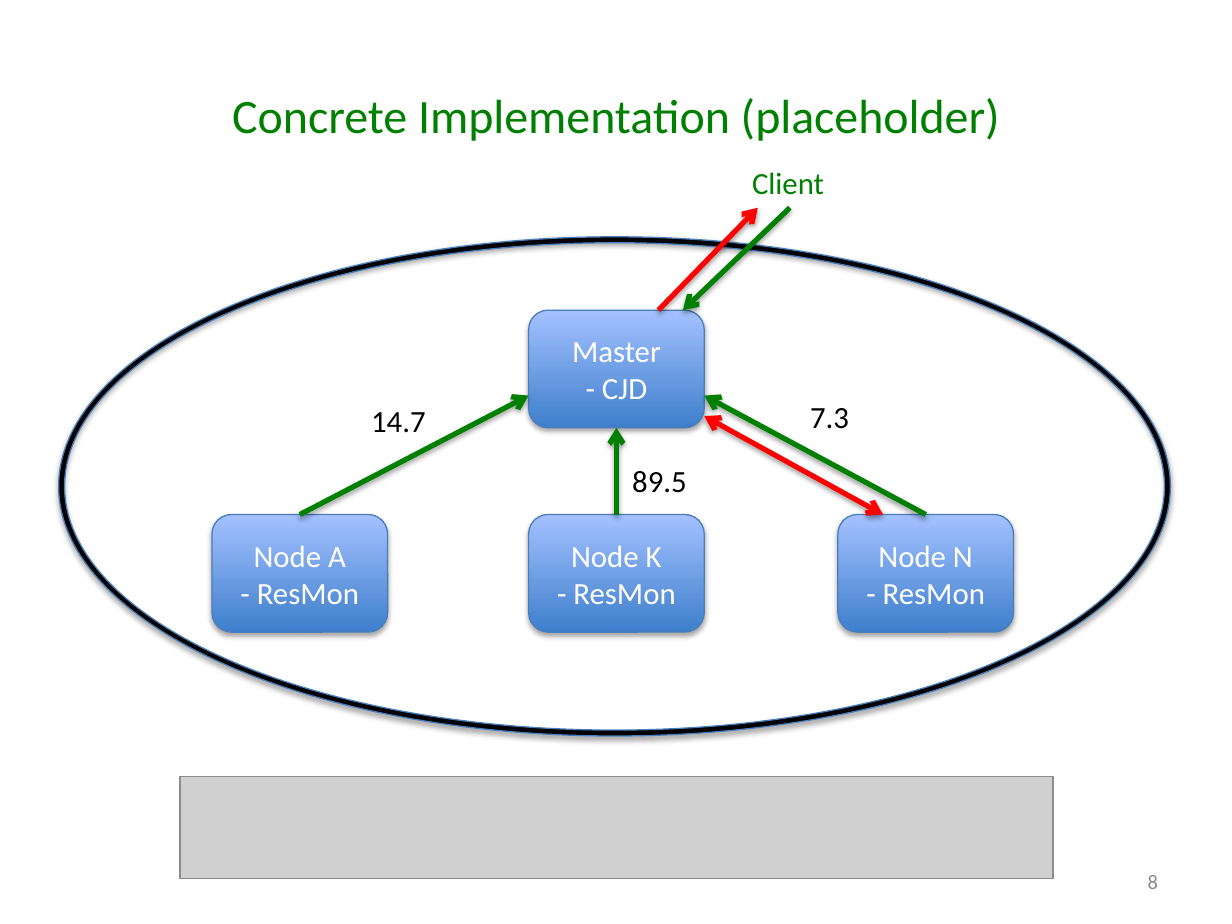
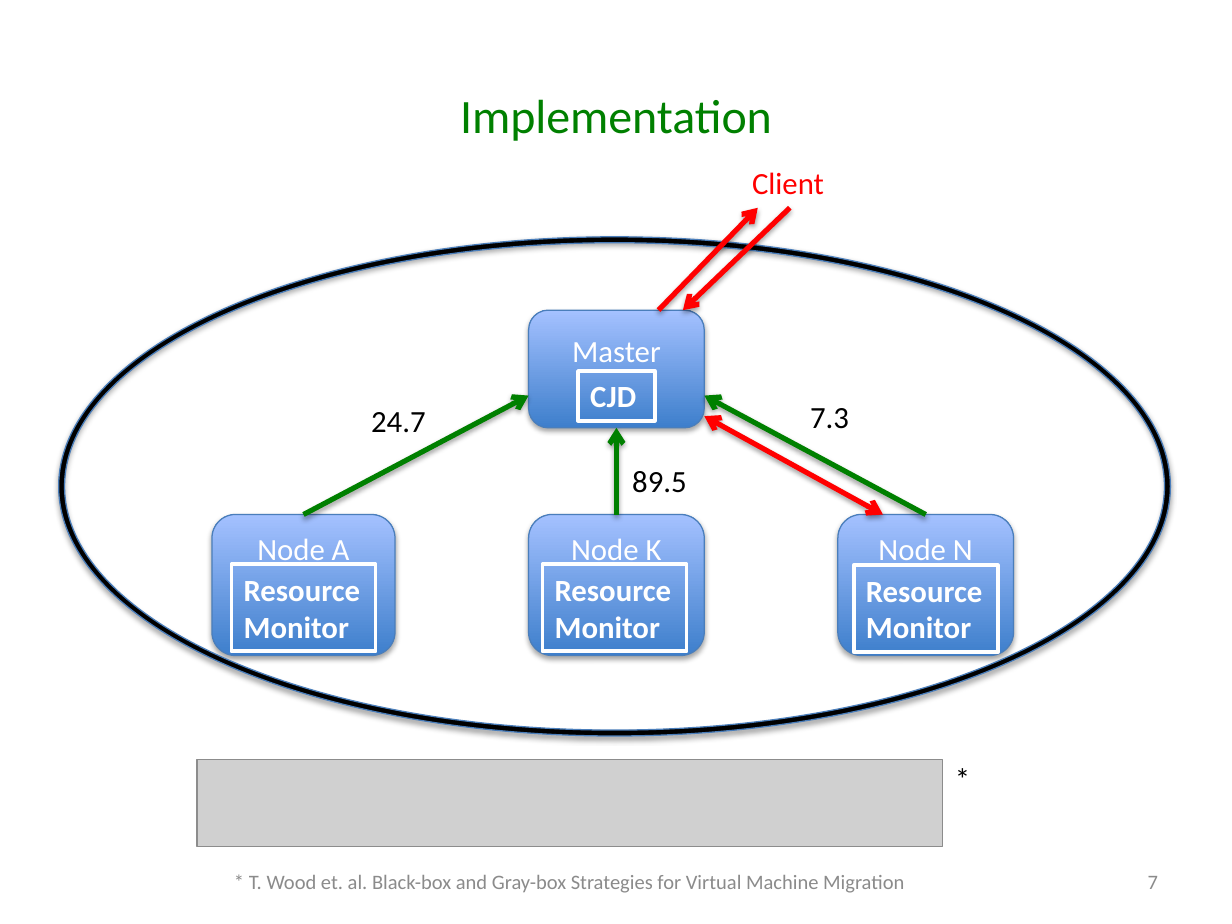
Before and after one commit to godares79/CS848-Project, a slide deck: slide 7 of PresentationSlides/Presentation.pptx (slide 8 before the commit). Drawn at 1232x924 pixels with LibreOffice and Linux fonts; fonts in the diff are those of the drawing; grey boxes stand for pictures. Boxes give left, top, right and bottom in pixels: in the first picture for what was removed or moved away, otherwise in the second. Text is boxed around its words. In the diff, an @@ line names an element or a change of style, - is before the commit and + after.

```diff
--- a/PresentationSlides/Presentation.pptx
+++ b/PresentationSlides/Presentation.pptx
@@ title at box(460, 99, 772, 141): text changed @@
-Concrete Implementation (placeholder)
+Implementation
@@ text "Client" at box(752, 172, 824, 195): text colour #008000 to #FF0000 @@
@@ arrow (790, 208) - (683, 310): stroke #008000 3 pt to #FF0000 3 pt @@
@@ rectangle added at box(578, 371, 654, 420), outline #FFFFFF 2.25 pt, 18 pt, text #FFFFFF, bold @@
+CJD
@@ text in rounded rectangle at box(602, 379, 647, 399): paragraph removed @@
-- CJD
@@ arrow moved from (529, 395) - (299, 515) to (529, 395) - (303, 515) @@
@@ text at box(371, 412, 426, 432): text changed @@
-14.7
+24.7
@@ rounded rectangle "Node A": place and size @@
-rounded rectangle "Node A" at box(212, 515, 388, 632)
+rounded rectangle "Node A" at box(212, 515, 395, 657)
@@ rounded rectangle "Node K": place and size @@
-rounded rectangle "Node K" at box(529, 515, 705, 632)
+rounded rectangle "Node K" at box(529, 515, 705, 657)
@@ rounded rectangle "Node N": place and size @@
-rounded rectangle "Node N" at box(838, 515, 1014, 632)
+rounded rectangle "Node N" at box(838, 515, 1014, 657)
@@ rectangle added at box(232, 564, 376, 652), outline #FFFFFF 2.25 pt, 18 pt, text #FFFFFF, bold @@
+Resource Monitor
@@ rectangle added at box(542, 564, 686, 652), outline #FFFFFF 2.25 pt, 18 pt, text #FFFFFF, bold @@
+Resource Monitor
@@ rectangle added at box(854, 565, 998, 653), outline #FFFFFF 2.25 pt, 18 pt, text #FFFFFF, bold @@
+Resource Monitor
@@ text in rounded rectangle at box(257, 584, 359, 604): paragraph removed @@
-- ResMon
@@ text in rounded rectangle at box(573, 584, 675, 604): paragraph removed @@
-- ResMon
@@ text in rounded rectangle at box(883, 584, 985, 604): paragraph removed @@
-- ResMon
@@ picture: place and size @@
-picture at box(180, 776, 1053, 878)
+picture at box(197, 760, 942, 848)
@@ text added at box(942, 754, 983, 803), 18 pt, text #000000 @@
+*
@@ text added at box(249, 875, 904, 893), 12 pt, text #8C8C8C @@
+* T. Wood et. al. Black-box and Gray-box Strategies for Virtual Machine Migration
@@ page number at box(1148, 876, 1158, 889): text changed @@
-8
+7
```
Also in this commit, not shown: 12 other slides changed, 2 slides removed.
